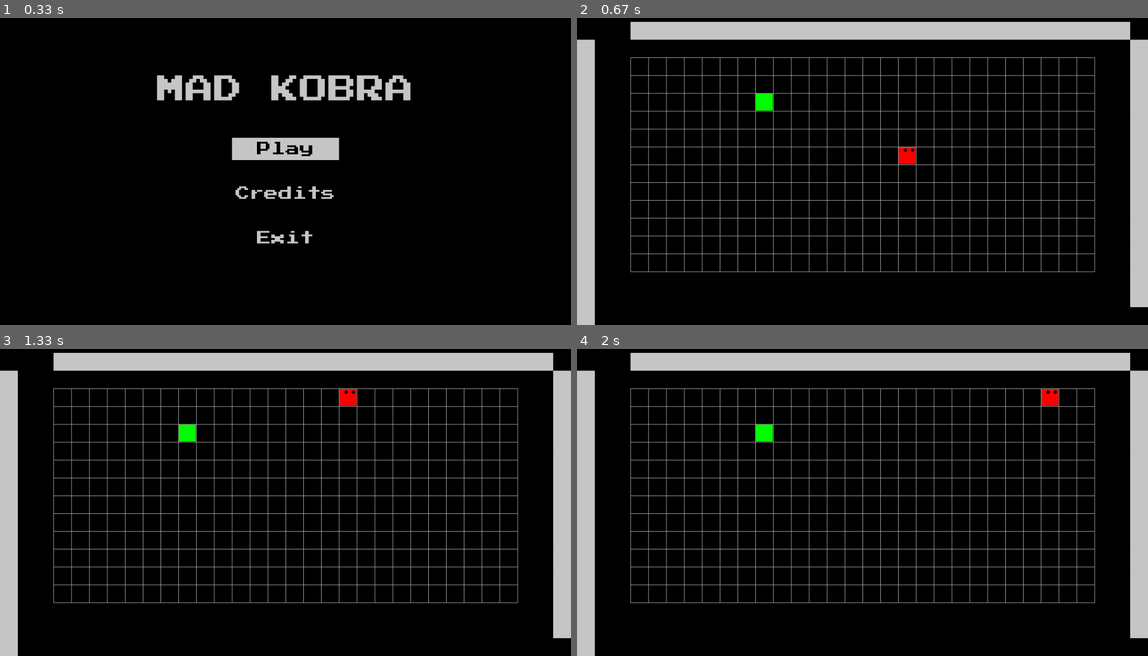
Above: before the commit, frames 1-4 (two rows, left to right).
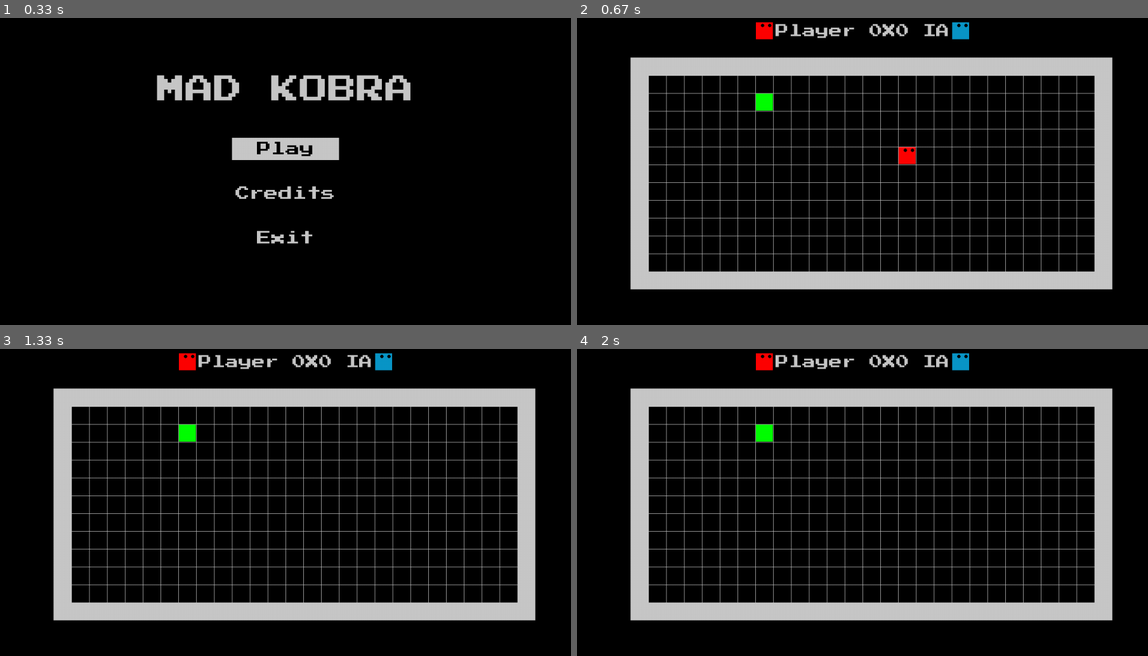
Above: after the commit, the same moments.

Repository: LUDUSLab/stem-games
Game: pygame game, started from Snake3Equipe2/main.py
The game is run twice, just before and just after one commit, with the same random seed, the same clock (stepped at 60 frames per second) and the same inputs.
Inputs:
- Up to frame 1 (0.33 s): no input
- Up to frame 2 (0.67 s): tap Enter at 0.33 s
- Up to frame 3 (1.33 s): hold W 0.67-1.13 s; hold D from 1.17 s (still down)
- Up to frame 4 (2 s): release D at 1.63 s

Frame 1 is identical in both runs. In frame 2, 24% of the frame differs, in the area x 0-100%, y 1-100%; in frame 3, 24%; in frame 4, 24%.

Commit message:
wall fixed, i'm going to add the obstacles later

Diff:
--- a/Snake3Equipe2/wall.py
+++ b/Snake3Equipe2/wall.py
@@ -7,13 +7,15 @@
         self.color = color
 
     def draw_wall(self, surface):
-        for i in range(120, 1240, 40):
-            pygame.draw.rect(surface, self.color, (i, 40) + self.size)
-            pygame.draw.rect(surface, self.color, (0, 680) + self.size)
+        # for 'y' coordinate
+        for i in range(120, 1200, 40):
+            pygame.draw.rect(surface, self.color, (i, 120) + self.size)
+            pygame.draw.rect(surface, self.color, (i, 600) + self.size)
 
-        for i in range(80, 680, 40):
-            pygame.draw.rect(surface, self.color, (0, i) + self.size)
-            pygame.draw.rect(surface, self.color, (1240, i) + self.size)
+        # for 'x' coordinate
+        for i in range(120, 600, 40):
+            pygame.draw.rect(surface, self.color, (120, i) + self.size)
+            pygame.draw.rect(surface, self.color, (1160, i) + self.size)
 
 
 class Obstacles(Wall):
